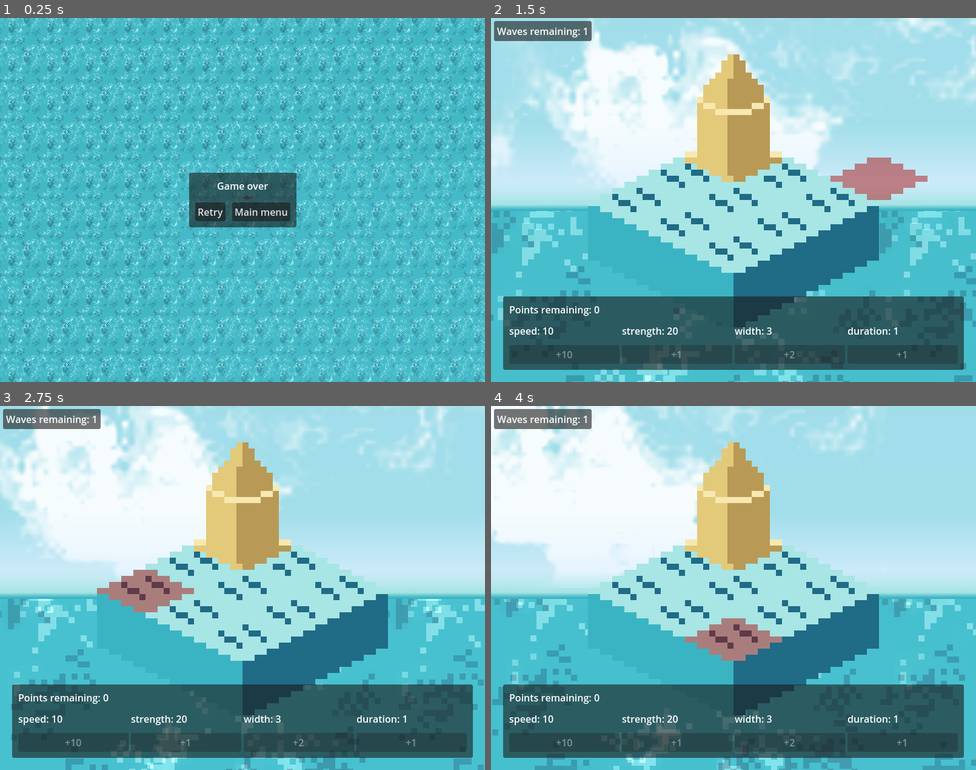
Above: before the commit, frames 1-4 (two rows, left to right).
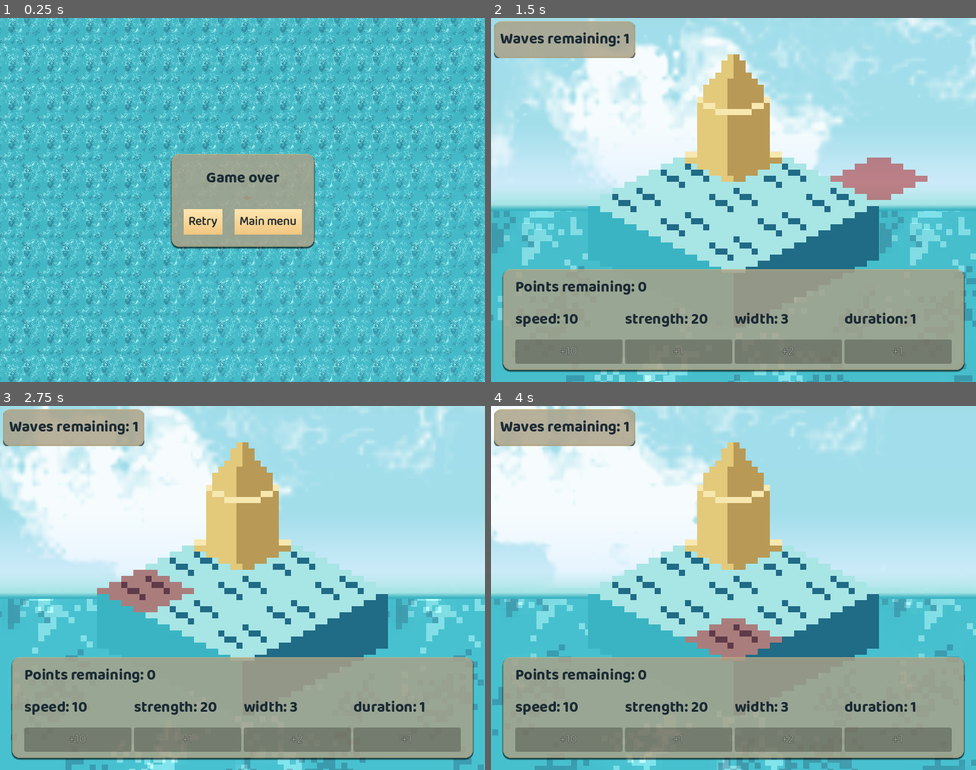
Above: after the commit, the same moments.

Repository: macmist/game-off-2025-waves
Game: Godot game, scene res://scene.tscn
Same seed, same stepped clock (60 frames per second), same inputs: the game is played once before the commit and once after it.
Inputs (mouse positions are in pixels of both pictures, inside the frame that each line leads up to):
- Up to frame 1 (0.25 s): no input
- Up to frame 2 (1.5 s): click "Retry" at 0.5 s; move the mouse to (840, 181) at 1.27 s; click (840, 181) at 1.42 s
- Up to frame 3 (2.75 s): move the mouse to (145, 606) at 2.02 s; click (145, 606) at 2.17 s
- Up to frame 4 (4 s): move the mouse to (782, 507) at 2.77 s; click (782, 507) at 2.92 s; move the mouse to (709, 660) at 3.52 s; click (709, 660) at 3.67 s

The runs differ from the first frame. In frame 1, 7.7% of the frame differs, in the area x 35-65%, y 37-64%; in frame 2, 30%; in frame 3, 30%, in the area x 0-98%, y 0-98%; in frame 4, 30%.

Commit message:
feat: added some theming

Diff:
--- /dev/null
+++ b/button_hover_texture.tres
@@ -0,0 +1,20 @@
+[gd_resource type="StyleBoxTexture" load_steps=3 format=3 uid="uid://bfbrpjrck1do"]
+
+[sub_resource type="Gradient" id="Gradient_dh7xd"]
+colors = PackedColorArray(1, 0.901961, 0.690196, 1, 0.94902, 0.780392, 0.509804, 1)
+
+[sub_resource type="GradientTexture2D" id="GradientTexture2D_7cmvx"]
+gradient = SubResource("Gradient_dh7xd")
+fill_from = Vector2(0.467949, 1)
+fill_to = Vector2(0.497863, 0)
+
+[resource]
+content_margin_left = 8.0
+content_margin_top = 5.0
+content_margin_right = 8.0
+content_margin_bottom = 5.0
+texture = SubResource("GradientTexture2D_7cmvx")
+texture_margin_left = 2.0
+texture_margin_top = 2.0
+texture_margin_right = 2.0
+texture_margin_bottom = 2.0
--- /dev/null
+++ b/button_texture.tres
@@ -0,0 +1,19 @@
+[gd_resource type="StyleBoxTexture" load_steps=3 format=3 uid="uid://kslyq436um4k"]
+
+[sub_resource type="Gradient" id="Gradient_dh7xd"]
+colors = PackedColorArray(1, 0.901961, 0.690196, 1, 0.94902, 0.780392, 0.509804, 1)
+
+[sub_resource type="GradientTexture2D" id="GradientTexture2D_7cmvx"]
+gradient = SubResource("Gradient_dh7xd")
+fill_to = Vector2(0, 1)
+
+[resource]
+content_margin_left = 8.0
+content_margin_top = 5.0
+content_margin_right = 8.0
+content_margin_bottom = 5.0
+texture = SubResource("GradientTexture2D_7cmvx")
+texture_margin_left = 2.0
+texture_margin_top = 2.0
+texture_margin_right = 2.0
+texture_margin_bottom = 2.0
--- a/game_over.tscn
+++ b/game_over.tscn
@@ -20,14 +20,14 @@
 
 [node name="MarginContainer" type="MarginContainer" parent="PanelContainer"]
 layout_mode = 2
-theme_override_constants/margin_left = 10
-theme_override_constants/margin_top = 10
-theme_override_constants/margin_right = 10
-theme_override_constants/margin_bottom = 10
+theme_override_constants/margin_left = 20
+theme_override_constants/margin_top = 20
+theme_override_constants/margin_right = 20
+theme_override_constants/margin_bottom = 20
 
 [node name="VBoxContainer" type="VBoxContainer" parent="PanelContainer/MarginContainer"]
 layout_mode = 2
-theme_override_constants/separation = 16
+theme_override_constants/separation = 30
 alignment = 1
 
 [node name="RichTextLabel" type="RichTextLabel" parent="PanelContainer/MarginContainer/VBoxContainer"]
@@ -40,7 +40,7 @@
 [node name="HBoxContainer" type="HBoxContainer" parent="PanelContainer/MarginContainer/VBoxContainer"]
 layout_mode = 2
 size_flags_horizontal = 4
-theme_override_constants/separation = 11
+theme_override_constants/separation = 20
 alignment = 1
 
 [node name="Retry" type="Button" parent="PanelContainer/MarginContainer/VBoxContainer/HBoxContainer"]
--- a/in_game_menu.tscn
+++ b/in_game_menu.tscn
@@ -24,9 +24,9 @@
 
 [node name="MarginContainer" type="MarginContainer" parent="MarginContainer/PanelContainer"]
 layout_mode = 2
-theme_override_constants/margin_left = 10
+theme_override_constants/margin_left = 20
 theme_override_constants/margin_top = 10
-theme_override_constants/margin_right = 10
+theme_override_constants/margin_right = 20
 theme_override_constants/margin_bottom = 10
 
 [node name="VSplitContainer" type="VSplitContainer" parent="MarginContainer/PanelContainer/MarginContainer"]
@@ -62,10 +62,10 @@
 clip_contents = true
 layout_mode = 2
 size_flags_vertical = 0
-theme_override_constants/margin_left = 5
-theme_override_constants/margin_top = 5
-theme_override_constants/margin_right = 5
-theme_override_constants/margin_bottom = 5
+theme_override_constants/margin_left = 10
+theme_override_constants/margin_top = 10
+theme_override_constants/margin_right = 10
+theme_override_constants/margin_bottom = 10
 
 [node name="Waves Remaining" type="RichTextLabel" parent="MarginContainer2/PanelContainer/MarginContainer"]
 clip_contents = false
--- a/level_clear.tscn
+++ b/level_clear.tscn
@@ -20,14 +20,14 @@
 
 [node name="MarginContainer" type="MarginContainer" parent="PanelContainer"]
 layout_mode = 2
-theme_override_constants/margin_left = 10
-theme_override_constants/margin_top = 10
-theme_override_constants/margin_right = 10
-theme_override_constants/margin_bottom = 10
+theme_override_constants/margin_left = 20
+theme_override_constants/margin_top = 20
+theme_override_constants/margin_right = 20
+theme_override_constants/margin_bottom = 20
 
 [node name="VBoxContainer" type="VBoxContainer" parent="PanelContainer/MarginContainer"]
 layout_mode = 2
-theme_override_constants/separation = 20
+theme_override_constants/separation = 30
 
 [node name="RichTextLabel" type="RichTextLabel" parent="PanelContainer/MarginContainer/VBoxContainer"]
 layout_mode = 2
@@ -38,7 +38,7 @@
 
 [node name="HBoxContainer" type="HBoxContainer" parent="PanelContainer/MarginContainer/VBoxContainer"]
 layout_mode = 2
-theme_override_constants/separation = 5
+theme_override_constants/separation = 20
 
 [node name="Next Level" type="Button" parent="PanelContainer/MarginContainer/VBoxContainer/HBoxContainer"]
 layout_mode = 2
--- /dev/null
+++ b/main_theme.tres
@@ -0,0 +1,20 @@
+[gd_resource type="Theme" load_steps=6 format=3 uid="uid://b6eidm051byq8"]
+
+[ext_resource type="StyleBox" uid="uid://kslyq436um4k" path="res://button_texture.tres" id="1_6ec44"]
+[ext_resource type="StyleBox" uid="uid://bfbrpjrck1do" path="res://button_hover_texture.tres" id="1_6ekfr"]
+[ext_resource type="FontFile" uid="uid://bjerha4gn6v7p" path="res://fonts/Baloo2-Bold.ttf" id="3_3nj58"]
+[ext_resource type="FontFile" uid="uid://13ixyowp1fhs" path="res://fonts/Baloo2-Regular.ttf" id="3_rbnc2"]
+[ext_resource type="StyleBox" uid="uid://b8i3uyc6hlrbo" path="res://panel_style.tres" id="4_yf1sx"]
+
+[resource]
+Button/colors/font_color = Color(0.105882, 0.164706, 0.203922, 1)
+Button/colors/font_hover_color = Color(0.105882, 0.164706, 0.203922, 1)
+Button/constants/outline_size = 1
+Button/font_sizes/font_size = 20
+Button/fonts/font = ExtResource("3_rbnc2")
+Button/styles/hover = ExtResource("1_6ekfr")
+Button/styles/normal = ExtResource("1_6ec44")
+PanelContainer/styles/panel = ExtResource("4_yf1sx")
+RichTextLabel/colors/default_color = Color(0.105882, 0.164706, 0.203922, 1)
+RichTextLabel/font_sizes/normal_font_size = 25
+RichTextLabel/fonts/normal_font = ExtResource("3_3nj58")
--- /dev/null
+++ b/panel_shader.gdshader
@@ -0,0 +1,20 @@
+shader_type canvas_item;
+
+// New way to access the screen behind the control
+uniform sampler2D screen_tex : hint_screen_texture;
+
+// Your noise texture
+uniform sampler2D noise_tex;
+uniform float noise_strength = 0.08;
+uniform float noise_scale = 4.0;
+
+void fragment() {
+    // Sample the screen (what the StyleBoxFlat already drew)
+    vec4 base = texture(screen_tex, SCREEN_UV);
+
+    // Sample tiling noise
+    vec4 noise = texture(noise_tex, UV * noise_scale);
+
+    // Combine
+    COLOR = vec4(base.rgb + noise.rgb * noise_strength, base.a);
+}
--- /dev/null
+++ b/panel_style.tres
@@ -0,0 +1,22 @@
+[gd_resource type="StyleBoxFlat" format=3 uid="uid://b8i3uyc6hlrbo"]
+
+[resource]
+content_margin_left = 0.0
+content_margin_top = 0.0
+content_margin_right = 0.0
+content_margin_bottom = 0.0
+bg_color = Color(0.960784, 0.905882, 0.760784, 0.576471)
+border_width_left = 4
+border_width_top = 4
+border_width_right = 4
+border_width_bottom = 4
+border_color = Color(0.784314, 0.717647, 0.533333, 0.74902)
+border_blend = true
+corner_radius_top_left = 12
+corner_radius_top_right = 12
+corner_radius_bottom_right = 12
+corner_radius_bottom_left = 12
+corner_detail = 5
+shadow_size = 2
+shadow_offset = Vector2(0, 2)
+anti_aliasing = false
--- /dev/null
+++ b/panel_texture.tres
@@ -0,0 +1,14 @@
+[gd_resource type="NoiseTexture2D" load_steps=3 format=3 uid="uid://bhldja0qifxoy"]
+
+[sub_resource type="Gradient" id="Gradient_28xvf"]
+offsets = PackedFloat32Array(0, 0.75, 0.837079)
+colors = PackedColorArray(0, 0, 0, 1, 0.949664, 0.949664, 0.949664, 1, 1, 1, 1, 1)
+
+[sub_resource type="FastNoiseLite" id="FastNoiseLite_esm54"]
+
+[resource]
+width = 64
+height = 64
+seamless_blend_skirt = 0.423
+color_ramp = SubResource("Gradient_28xvf")
+noise = SubResource("FastNoiseLite_esm54")
--- a/project.godot
+++ b/project.godot
@@ -30,6 +30,10 @@
 Wave=""
 Tower=""
 
+[gui]
+
+theme/custom="res://main_theme.tres"
+
 [rendering]
 
 renderer/rendering_method="gl_compatibility"
--- a/text_with_button.tscn
+++ b/text_with_button.tscn
@@ -13,6 +13,7 @@
 
 [node name="Button" type="Button" parent="."]
 layout_mode = 2
+focus_mode = 0
 text = "+ 1"
 
 [connection signal="pressed" from="Button" to="." method="_on_button_pressed"]
Binary file added: fonts/Baloo2-Bold.ttf
Not shown, added: fonts/Baloo2-Bold.ttf.import
Binary file added: fonts/Baloo2-Regular.ttf
Not shown, added: fonts/Baloo2-Regular.ttf.import
Not shown, changed: .DS_Store
